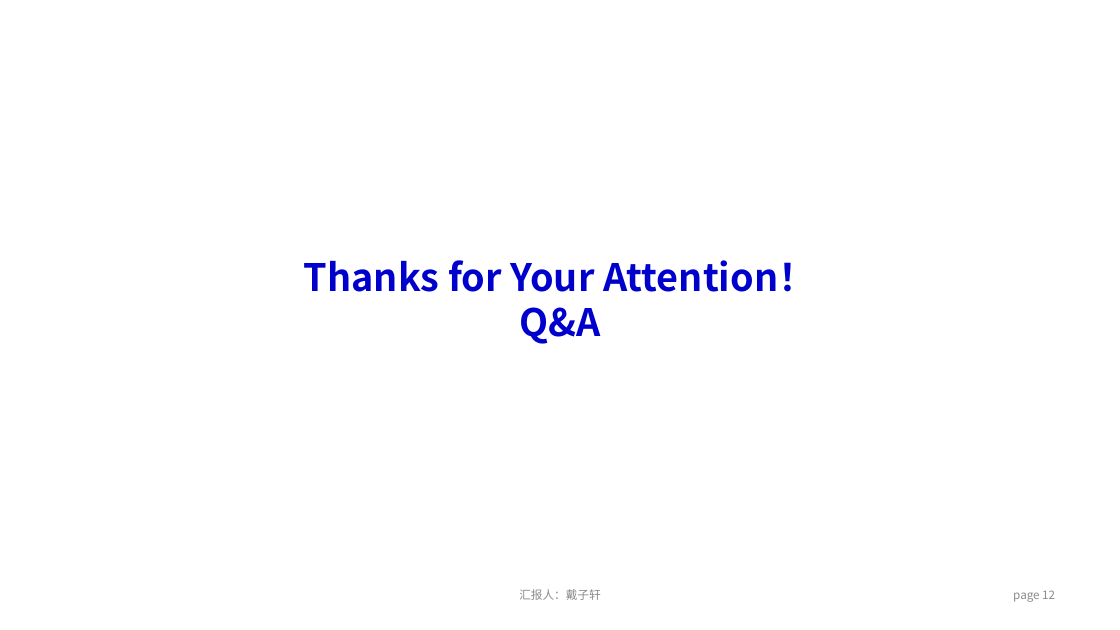
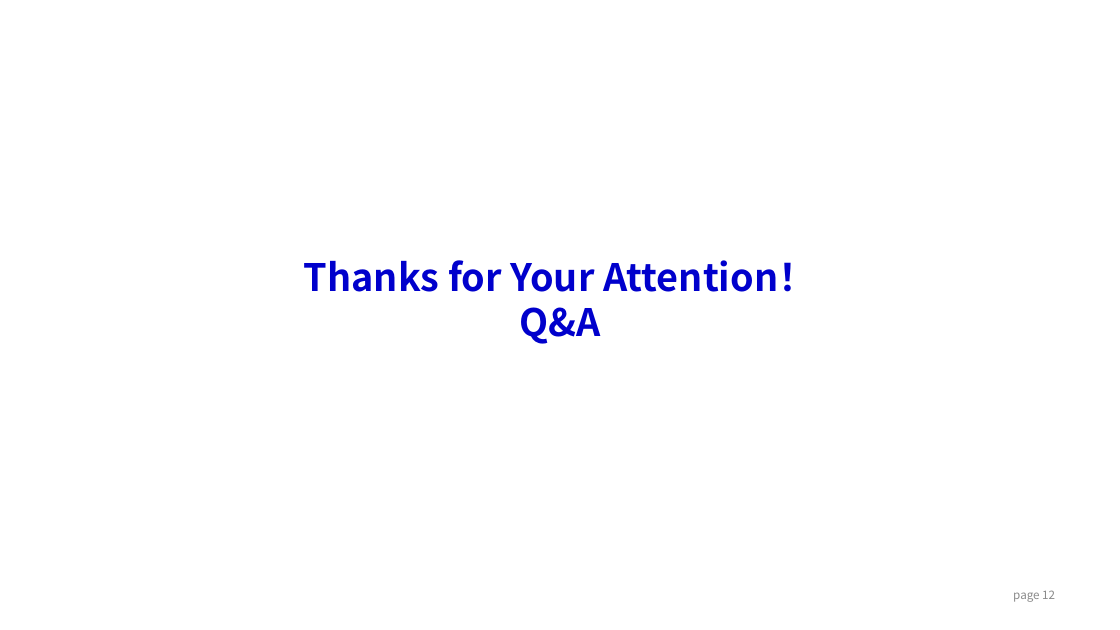
Before and after one commit to dzx0217/dzx0217.github.io, a slide deck: slide 12 of contents/ppt/Template.pptx. Drawn at 1120x630 pixels with LibreOffice and Linux fonts; fonts in the diff are those of the drawing. Boxes give left, top, right and bottom in pixels: in the first picture for what was removed or moved away, otherwise in the second. Text is boxed around its words. In the diff, an @@ line names an element or a change of style, - is before the commit and + after.

```diff
--- a/contents/ppt/Template.pptx
+++ b/contents/ppt/Template.pptx
@@ text removed at (519, 589, 600, 600) @@
-汇报人：戴子轩
```
Also in this commit, not shown: 1 other slide changed.
